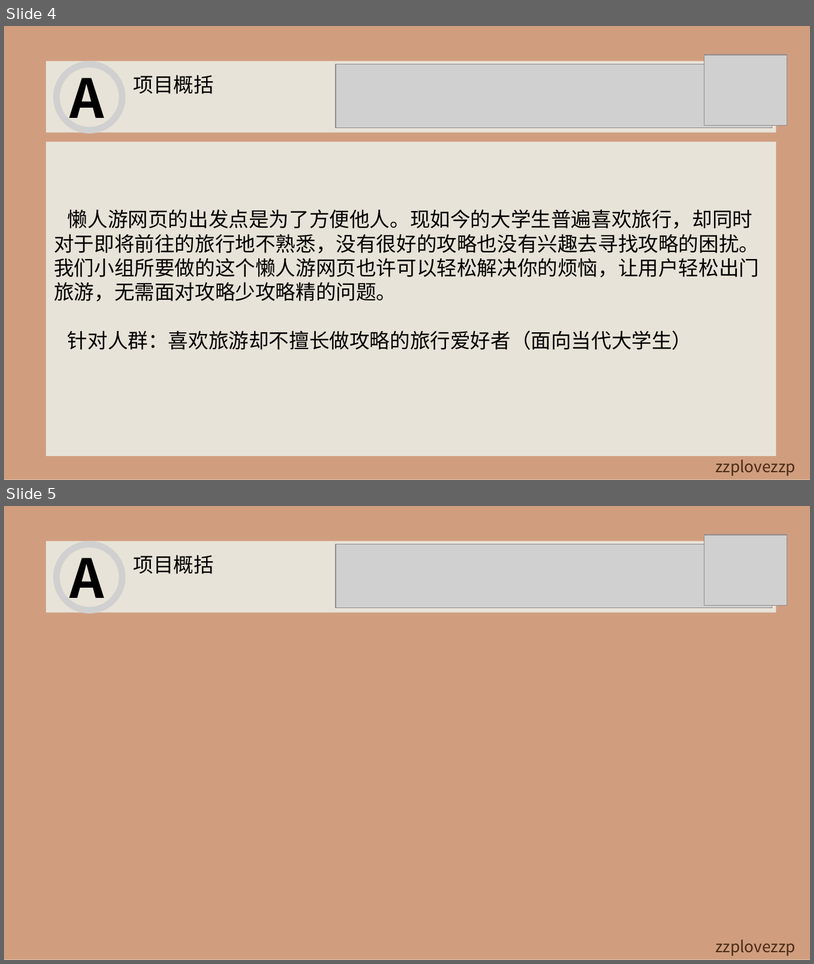
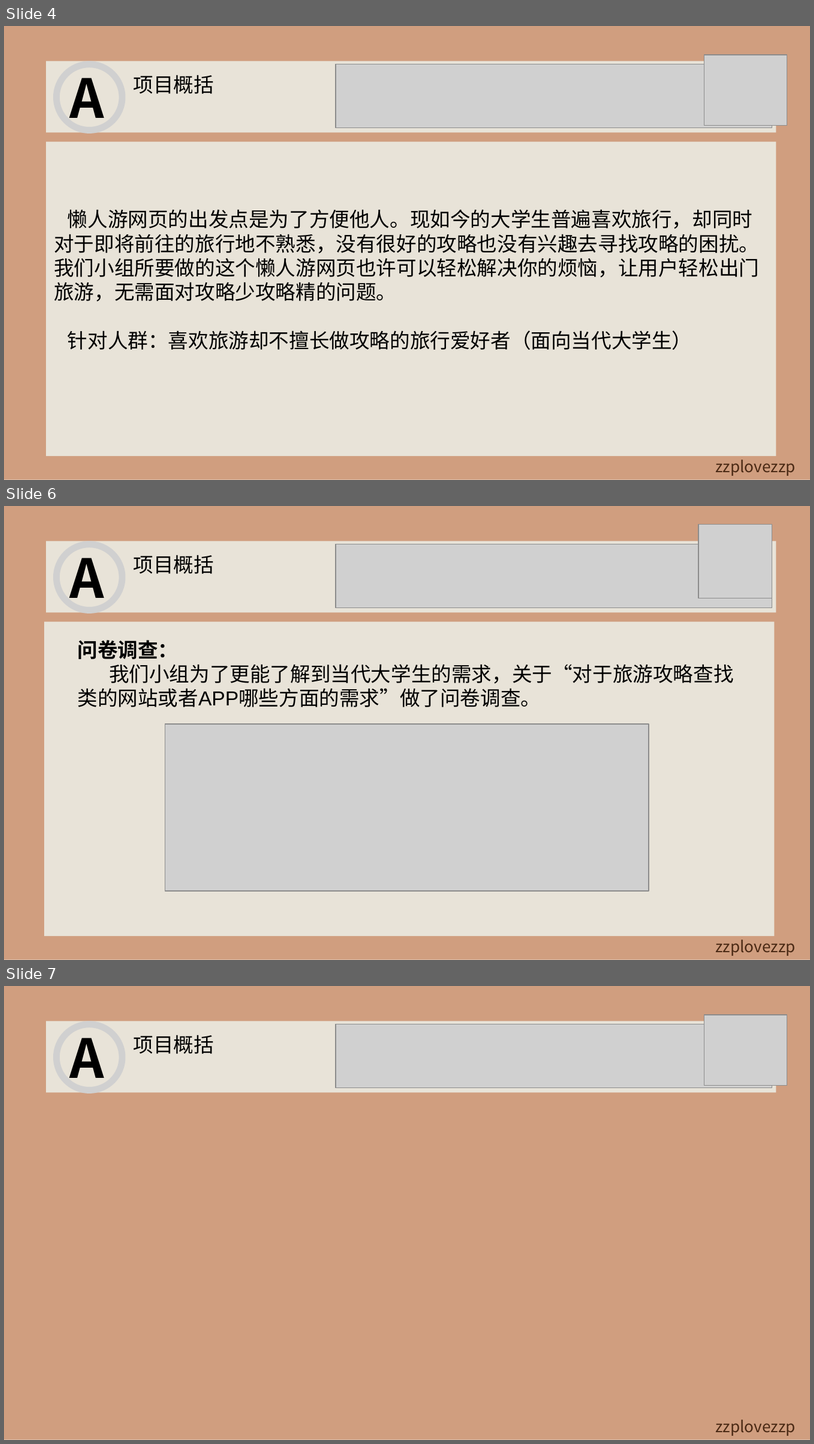
Before and after one commit to LEMONccccc/software, a slide deck: 需求说明书.ppt. Shown one above the other, each under a label of ours: slides 4 and 5 before the commit, slides 4, 6 and 7 after it; the slides between them are not shown. The pictures are 814x964 and 814x1444 pixels, drawn with LibreOffice and Linux fonts; fonts in the diff are those of the drawing; grey boxes stand for pictures; background and template pictures are left out. Boxes give left, top, right and bottom in pixels: in the first picture for what was removed or moved away, otherwise in the second. Text is boxed around its words. In the diff, an @@ line names an element or a change of style, - is before the commit and + after.

Commit message:
需求说明

```diff
--- a/需求说明书.ppt
+++ b/需求说明书.ppt
@@ slide 6 added at (4,506,810,960), background picture (left out); not listed: 2 template elements that a slide beside it also shows @@
@@ picture added at (699,525,773,599) @@
@@ group added at (46,541,777,613): 2 texts, 2 pictures, 1 rectangle @@
+项目概括
+A
@@ rectangle added at (44,621,775,936), fill #E8E3D8 @@
@@ text added at (77,640,734,707), 18 pt, text #000000 @@
+问卷调查：
+我们小组为了更能了解到当代大学生的需求，关于“对于旅游攻略查找类的网站或者APP哪些方面的需求”做了问卷调查。
@@ picture added at (165,724,649,891) @@
@@ what was slide 5 is now slide 7 @@
```
Also in this commit, not shown: 2 slides changed, 5 other slides added.
